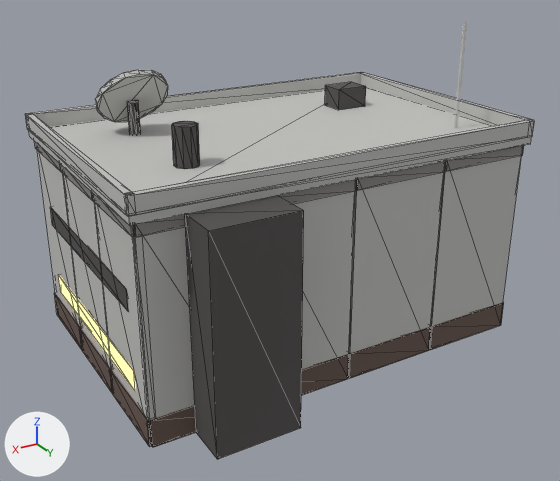
A saved change to the glTF model games/unreal2_mods/U2Avalon/Models/glb/B_plant_office.glb.
One viewpoint serves both versions: a 50 mm lens placed at (17.0, 28.7, 18.5), pointed at (0.6, 1.3, 4.8). The lights are fixed; the arrows at lower left show +X, +Y and +Z. The older version comes first. Mesh edges are drawn as thin lines on the coarser meshes. Where no turn or scale is listed for an object, it has been applied to the vertices.
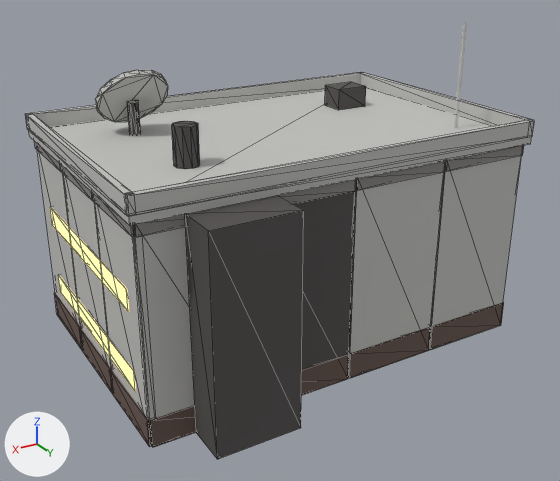
Edits to the bpy script that builds the scene:
```text
Change me_cube_018:
    where me_cube_018.from_pydata(...)  # 8 vertices, 12 faces; spans x -2.21..2.21, y -0.15..0.15, z -4.5..4.5
    remove me_cube_018.materials.append(mat_pale)  # light grey #c2c2bf
    add me_cube_018.materials.append(mat_charcoal)  # dark grey #524f4e
Change me_cube_055:
    where me_cube_055.from_pydata(...)  # 8 vertices, 12 faces; spans x -0.07..0.07, y -4.8..4.8, z -0.45..0.45
    remove me_cube_055.materials.append(mat_dark)  # dark grey #524f4e
    add me_cube_055.materials.append(mat_glow)  # orange #ffb359, glowing orange #ffb359
```

Where the change shows, as pixel boxes [x1, y1, x2, y2] in the pictures (560 x 481 px):
'Cube.018', recoloured (light grey to dark grey): [294, 191, 355, 369] in both
'Cube.055', recoloured (lighter): [50, 207, 129, 312] in both
